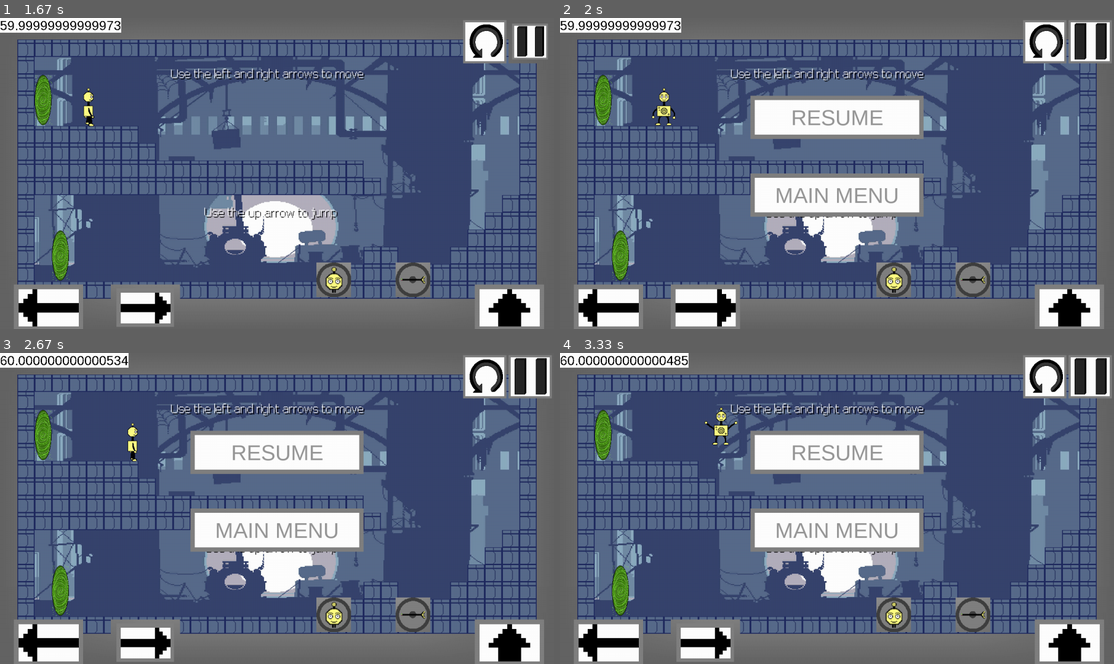
Above: before the commit, frames 1-4 (two rows, left to right).
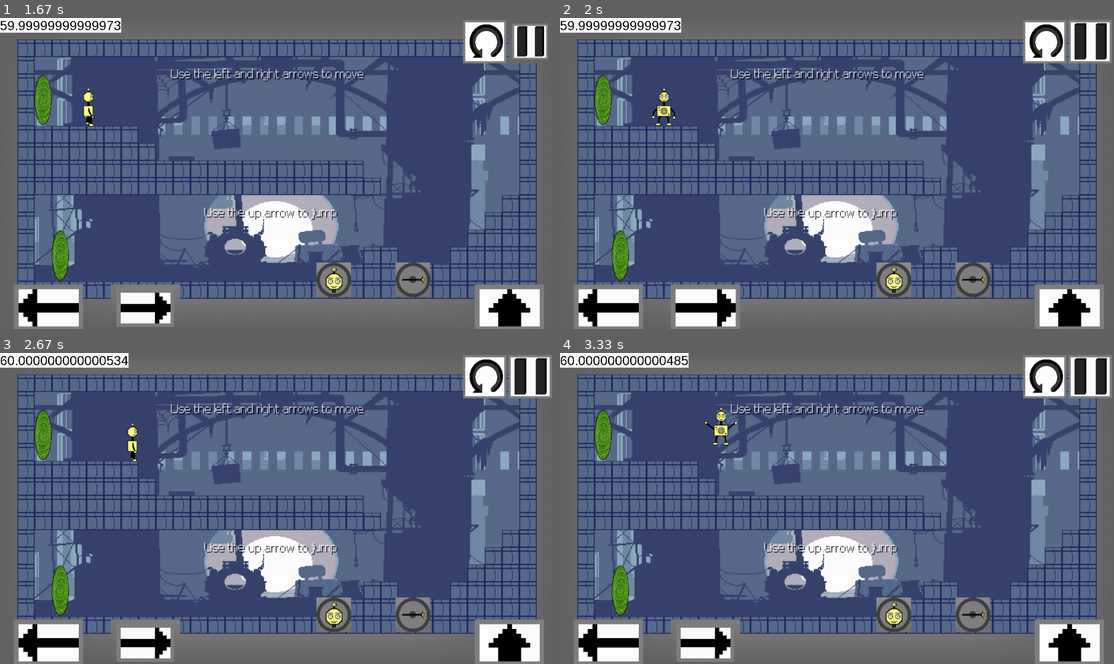
Above: after the commit, the same moments.

Repository: MartinWho2/Mobile_game_jam
Game: pygame game, started from main.py
Two runs of this game, one before a commit and one after it. Both use one fixed random seed, a clock stepped at 60 frames per second and the inputs below.
Inputs (mouse positions are in pixels of both pictures, inside the frame that each line leads up to):
- Up to frame 1 (1.67 s): click (277, 173) at 0.38 s; click (105, 126) at 0.72 s; click (110, 120) at 1.05 s; hold Esc from 1.33 s (still down); hold D from 1.33 s (still down)
- Up to frame 2 (2 s): release Esc at 1.8 s; release D at 1.8 s; click (837, 117) at 1.88 s
- Up to frame 3 (2.67 s): hold D from 2.33 s (still down)
- Up to frame 4 (3.33 s): release D at 2.8 s; hold W 2.83-3.13 s; hold D from 3.17 s (still down)

Frame 1 is identical in both runs. In frame 2, 8.4% of the frame differs, in the area x 34-66%, y 24-65%; in frame 3, 8.4%; in frame 4, 8.4%.

Commit message:
Small changes

Diff:
--- a/main.py
+++ b/main.py
@@ -107,6 +107,7 @@
                     if game.pause_button.rect.collidepoint(x, y):
                         in_game = False
                         menu.state = 4
+                        window.blit(gradient,(0,0))
                         game.music.stop()
                         game.music.play(game.menu_music,-1)
                     elif game.reset_button.rect.collidepoint(x, y):
@@ -334,9 +335,12 @@
                         if menu.resume_button.clicking:
                             if menu.resume_button.rect.collidepoint(event.pos):
                                 in_game = True
+                                menu.resume_button.click(False, window, [0, 0])
+                                game.blit_whole_level()
                                 game.music.stop()
                                 game.music.play(game.level_music, -1)
-                            menu.resume_button.click(False,window,[0,0])
+                            else:
+                                menu.resume_button.click(False, window, [0, 0])
                         if menu.menu_button.clicking:
                             menu.menu_button.click(False, window, [0, 0])
                             if menu.menu_button.rect.collidepoint(event.pos):
